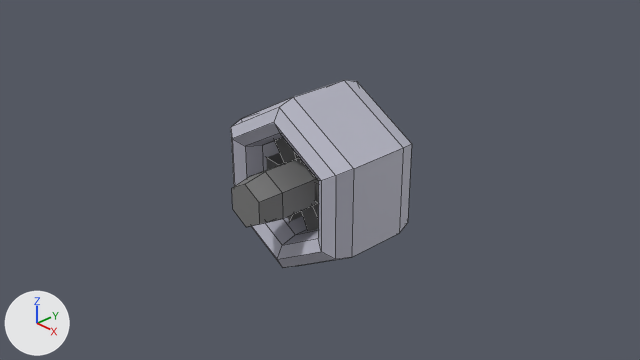
The Blender file models/station/station_core.blend as it was, and as the next commit left it.
Both versions are drawn from the file's camera 'Camera'. Lighting does not change. The marker at lower left points along +X, +Y and +Z. Mesh edges are drawn as thin lines. The same objects are shown in both versions, whatever each file hides.
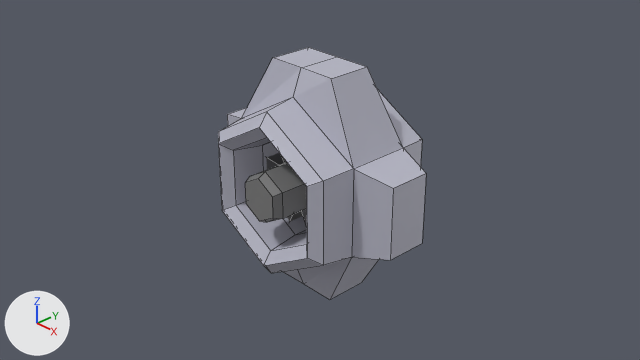
Where the change shows, as pixel boxes (x1, y1, x2, y2) in the pictures (640 x 360 px):
'Cylinder', reshaped (15% wider, 34% taller)
    before: (231, 80, 412, 268)
    after: (218, 47, 426, 300)

Patch to the scene script:
```diff
--- a/models/station/station_core.blend.py
+++ b/models/station/station_core.blend.py
@@ me_cylinder @@
 # used by ob_cylinder; location = (0.0, 0.0, 0.0)
-me_cylinder.from_pydata(...)  # 132 vertices, 116 faces; spans x -1.01..1.01, y -1.2..1.2, z -1.17..1.17
+me_cylinder.from_pydata(...)  # 152 vertices, 136 faces; spans x -1.5..1.5, y -1.0..1.0, z -1.5..1.5
+# me_cylinder part 1
+# 6 faces are deleted
+# 18 vertices in x -0.95..0.95, y -0.64..1.2, z -1.1..1.1 move by (0.0, -0.2, 0.0)
+# 18 vertices in x -0.95..0.95, y -1.2..0.64, z -1.1..1.1 move by (0.0, 0.2, 0.0)
+# 6 vertices in x -0.81..0.81, y -0.73, z -0.93..0.93 move by (0.0, -0.23, 0.0)
+# 6 vertices in x -0.81..0.81, y 0.73, z -0.93..0.93 move by (0.0, 0.23, 0.0)
+# 14 vertices are added at x -1.5..1.5, y -0.29..0.28, z -1.5..1.5
+# 6 new vertices lie (0.0, 0.58, 0.0) away from vertices in x -0.51..0.51, y -0.29, z -1.5..1.5
+# 26 new faces join them, mat_material_002 (light grey #babac9)
 me_cylinder.materials.append(mat_material_001)
```
